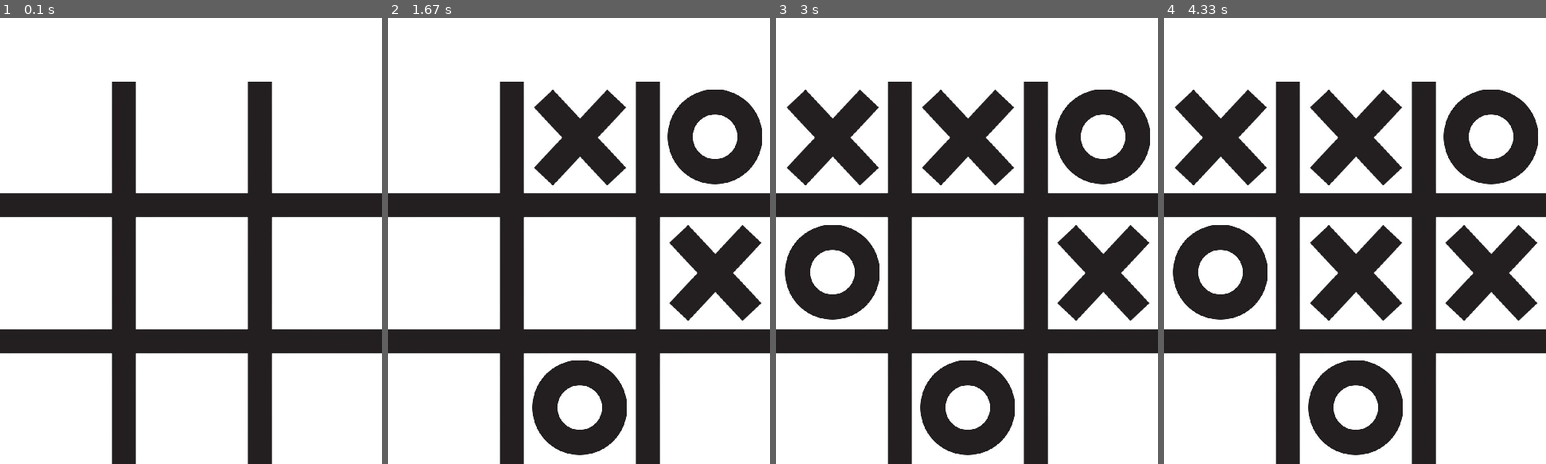
Above: before the commit, frames 1-4 (left to right).
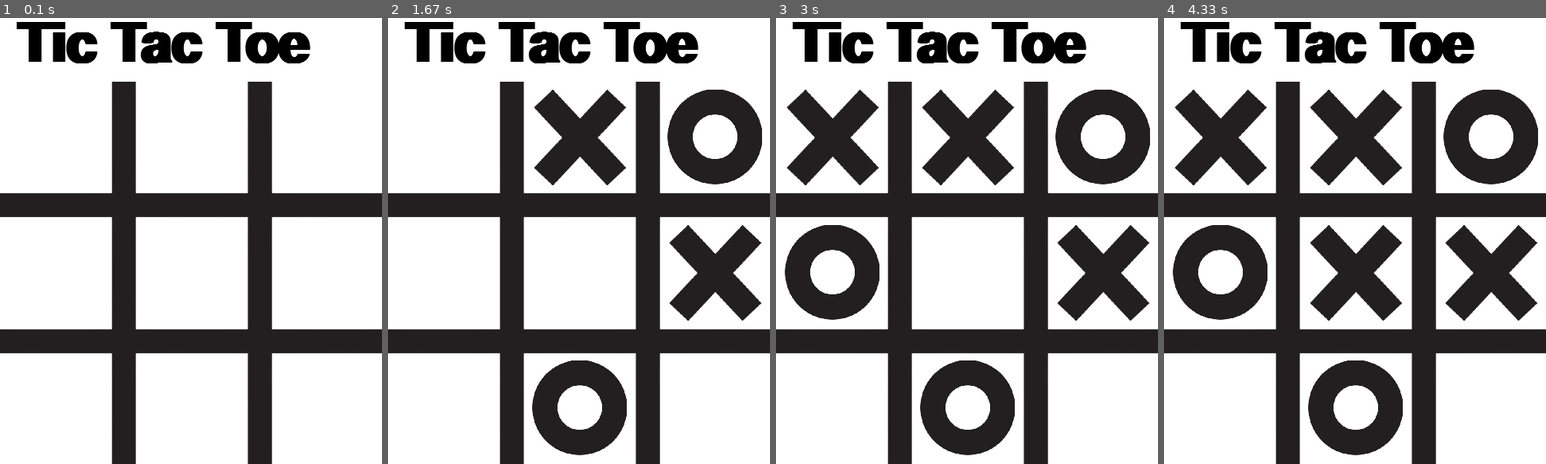
Above: after the commit, the same moments.

Repository: Vinayak2005917/Tic-tac-toe-Pygame
Game: pygame game, started from main.py
Two runs of this game, one before a commit and one after it. Both use one fixed random seed, a clock stepped at 60 frames per second and the inputs below.
Inputs (mouse positions are in pixels of both pictures, inside the frame that each line leads up to):
- Up to frame 1 (0.1 s): no input
- Up to frame 2 (1.67 s): click (701, 227) at 0.38 s; click (636, 84) at 0.72 s; press the mouse at (636, 84) at 1.03 s; move the mouse to (621, 111) at 1.13 s; release the mouse at (605, 138) at 1.27 s; click (514, 410) at 1.38 s
- Up to frame 3 (3 s): click (852, 169) at 1.72 s; click (825, 227) at 2.55 s
- Up to frame 4 (4.33 s): click (1278, 276) at 3.88 s

The runs differ from the first frame. In frame 1, 3.7% of the frame differs, in the area x 4-82%, y 0-11%; in frame 2, 3.7%; in frame 3, 3.7%; in frame 4, 3.7%.

Commit message:
added a title and a draw condition check

Diff:
--- a/main.py
+++ b/main.py
@@ -1,7 +1,7 @@
 import pygame
 from pygame.locals import *
 pygame.init()
-import win_check
+import status_check
 
 # Set up the display
 width, height = 480,560
@@ -18,6 +18,11 @@
 Circle = pygame.image.load('assets/Circle.jpg')
 Circle = pygame.transform.scale(Circle, (120, 120))
 
+#loading and rendering the title
+title = pygame.font.SysFont(None, 100)
+title.set_bold(True)
+title = title.render("Tic Tac Toe", True, (0, 0, 0))
+
 #the nine positions on the board
 positions = [
     (10, 90), (180, 90), (350, 90),
@@ -27,7 +32,7 @@
 
 board_state = [0,0,0,0,0,0,0,0,0]  # 0 for empty, 1 for Cross, 2 for Circle
 player_number = 1
-win = False
+win,draw = False,False
 
 # Main loop
 running = True
@@ -83,9 +88,10 @@
 
 
     # Check for win condition
-    if not win:
-        win = win_check.win_check(board_state, win)
-
+    if not win and not draw:
+        win = status_check.win_check(board_state, win)
+        draw = status_check.draw_check(board_state, win)
+    window.blit(title, (20,0))
     pygame.display.update()
 # Quit Pygame
 pygame.quit()
--- a/win_check.py
+++ b/status_check.py
@@ -23,3 +23,8 @@
     elif board_state[2] == board_state[4] == board_state[6] != 0:
         print(f"Player {board_state[0]} wins!")
         return True
+
+def draw_check(board_state,win):
+    if board_state.count(0) == 0 and not win:
+        print("It's a draw!")
+        return True
